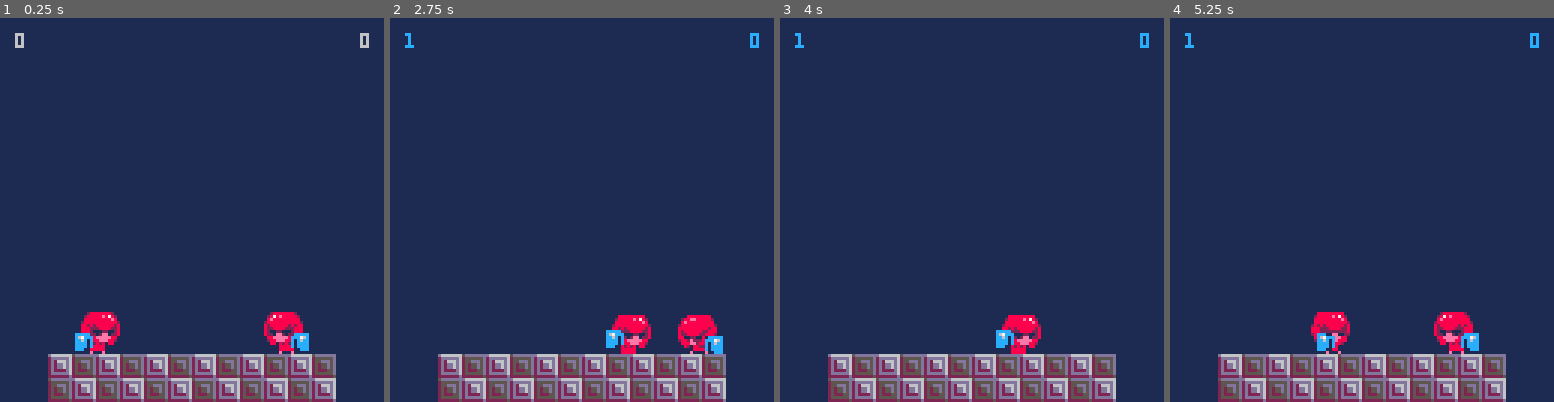
Above: before the commit, frames 1-4 (left to right).
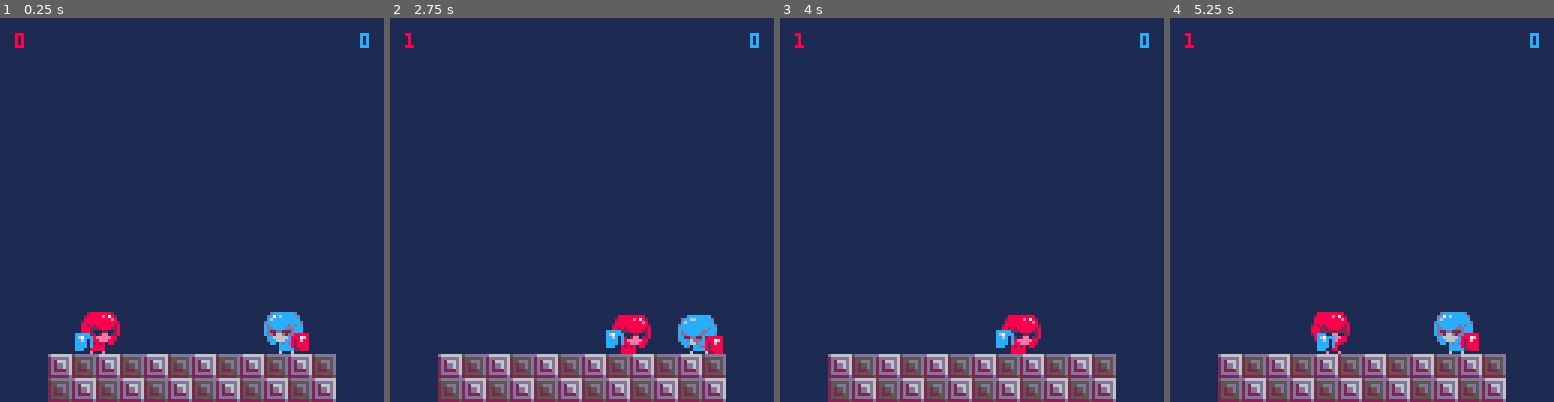
Above: after the commit, the same moments.

Repository: davidjtferguson/dancejab
Game: PICO-8 cartridge jab.p8
The game is run twice, just before and just after one commit, with the same random seed, the same clock (stepped at 60 frames per second) and the same inputs.
Inputs:
- Up to frame 1 (0.25 s): no input
- Up to frame 2 (2.75 s): tap X (X key) at 0.33, 1.07, 1.85 s; tap O (Z key) at 0.7, 1.7, 2.1, 2.5 s; hold Right 1.6-2.1 s; hold Right from 2.47 s (still down)
- Up to frame 3 (4 s): tap O (Z key) at 2.9, 3.3, 3.7 s; tap X (X key) at 2.97 s; release Right at 3.03 s; hold Left 3.08-3.58 s
- Up to frame 4 (5.25 s): hold Right 4.02-4.68 s; tap X (X key) at 4.08, 5.2 s; tap O (Z key) at 4.1, 4.5, 4.9 s; hold Left from 5.08 s (still down)

The runs differ from the first frame. In frame 1, 1.1% of the frame differs, in the area x 3-97%, y 3-88%; in frame 2, 1.0%; in frame 3, less than 0.1%; in frame 4, 1.0%.

Commit message:
pallet swap for p2

Diff:
--- a/jab.p8
+++ b/jab.p8
@@ -86,9 +86,6 @@
 
 function _init()
 	music(0)
-
-	palt(0,false)
- palt(11,true)
 
  --constants
  --how many wins for a set
@@ -378,7 +375,18 @@
  map(0,0,0,0,16,16)
 
  spr(p1.s,p1.x,p1.y,2,2,p1.flipped)
+
+ pal(8,12)
+ pal(2,13)
+ pal(12,8)
+ pal(1,2)
+ pal(14,6)
+
  spr(p2.s,p2.x,p2.y,2,2,p2.flipped)
+
+ pal()
+ palt(0,false)
+ palt(11,true)
 
  --drawbox(p1,p1.pushbox,5)
  --drawbox(p1,p1.hurtbox,9)
@@ -392,8 +400,8 @@
  end
 
  --game info
- print(p1.score,5,5)
- print(p2.score,120,5)
+ print(p1.score,5,5,8)
+ print(p2.score,120,5,12)
  print(announce,30,64)
 
  --debug info
